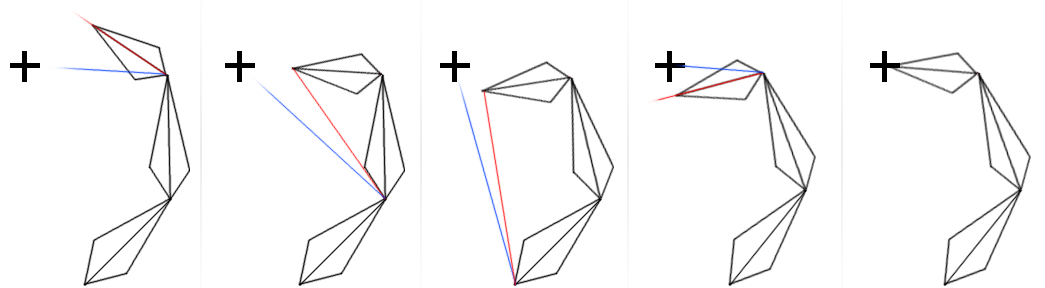
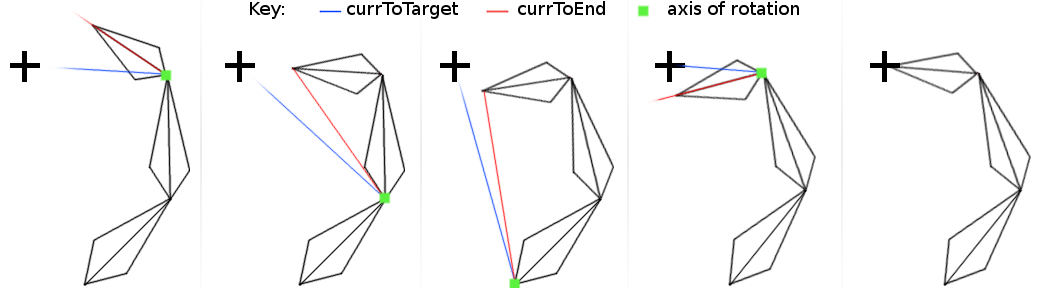
Before/after of a w=1045, h=288 layered artwork. What changed in the layer stack:
moved "Pasted Layer" above "lines", painted on it over [160, 1, 799, 288]
renamed "Layer" to "ik", painted on it over [160, 1, 799, 288]
